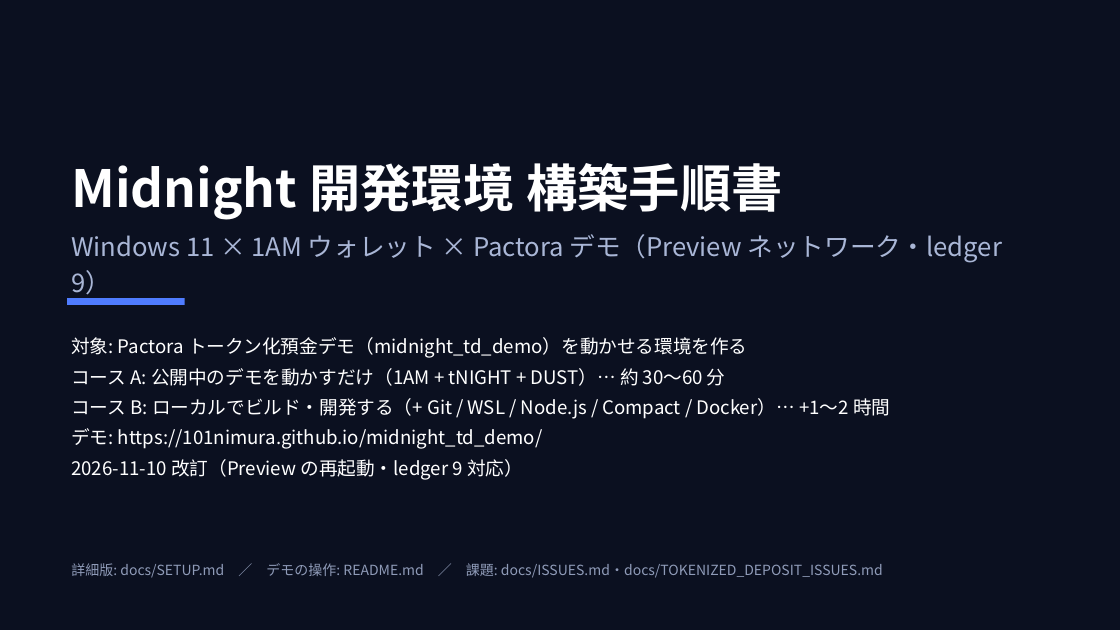
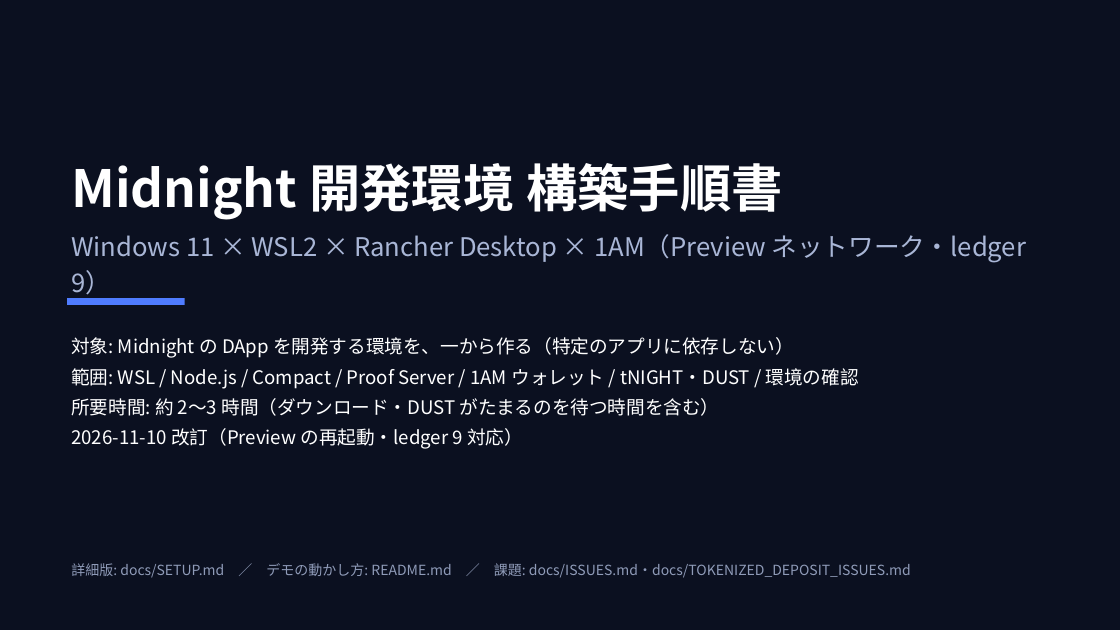
Before and after one commit to 101nimura/midnight_td_demo, a slide deck: slide 1 of docs/SETUP.pptx. Drawn at 1120x630 pixels with LibreOffice and Linux fonts; fonts in the diff are those of the drawing. Boxes give left, top, right and bottom in pixels: in the first picture for what was removed or moved away, otherwise in the second. Text is boxed around its words. In the diff, an @@ line names an element or a change of style, - is before the commit and + after.

```diff
--- a/docs/SETUP.pptx
+++ b/docs/SETUP.pptx
@@ text at <box>71,234,1026,299</box>: text changed @@
-Windows 11 × 1AM ウォレット × Pactora デモ（Preview ネットワーク・ledger 9）
+Windows 11 × WSL2 × Rancher Desktop × 1AM（Preview ネットワーク・ledger 9）
@@ text at <box>71,337,859,416</box>: text changed @@
-対象: Pactora トークン化預金デモ（midnight_td_demo）を動かせる環境を作る
-コース A: 公開中のデモを動かすだけ（1AM + tNIGHT + DUST）… 約 30〜60 分
-コース B: ローカルでビルド・開発する（+ Git / WSL / Node.js / Compact / Docker）… +1〜2 時間
-デモ: https://101nimura.github.io/midnight_td_demo/
+対象: Midnight の DApp を開発する環境を、一から作る（特定のアプリに依存しない）
+範囲: WSL / Node.js / Compact / Proof Server / 1AM ウォレット / tNIGHT・DUST / 環境の確認
+所要時間: 約 2〜3 時間（ダウンロード・DUST がたまるのを待つ時間を含む）
@@ text at <box>71,563,911,578</box>: text changed @@
-詳細版: docs/SETUP.md ／ デモの操作: README.md ／ 課題: docs/ISSUES.md・docs/TOKENIZED_DEPOSIT_ISSUES.md
+詳細版: docs/SETUP.md ／ デモの動かし方: README.md ／ 課題: docs/ISSUES.md・docs/TOKENIZED_DEPOSIT_ISSUES.md
```
Also in this commit, not shown: 20 other slides changed, 5 slides added, 5 slides removed, 3 other files.
